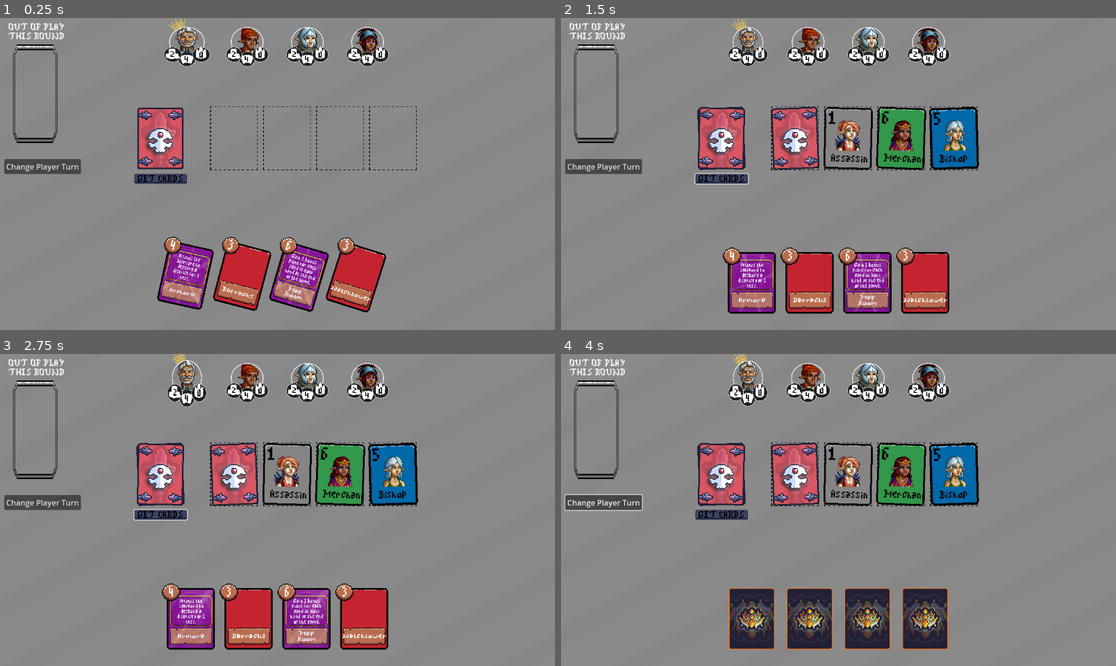
Above: before the commit, frames 1-4 (two rows, left to right).
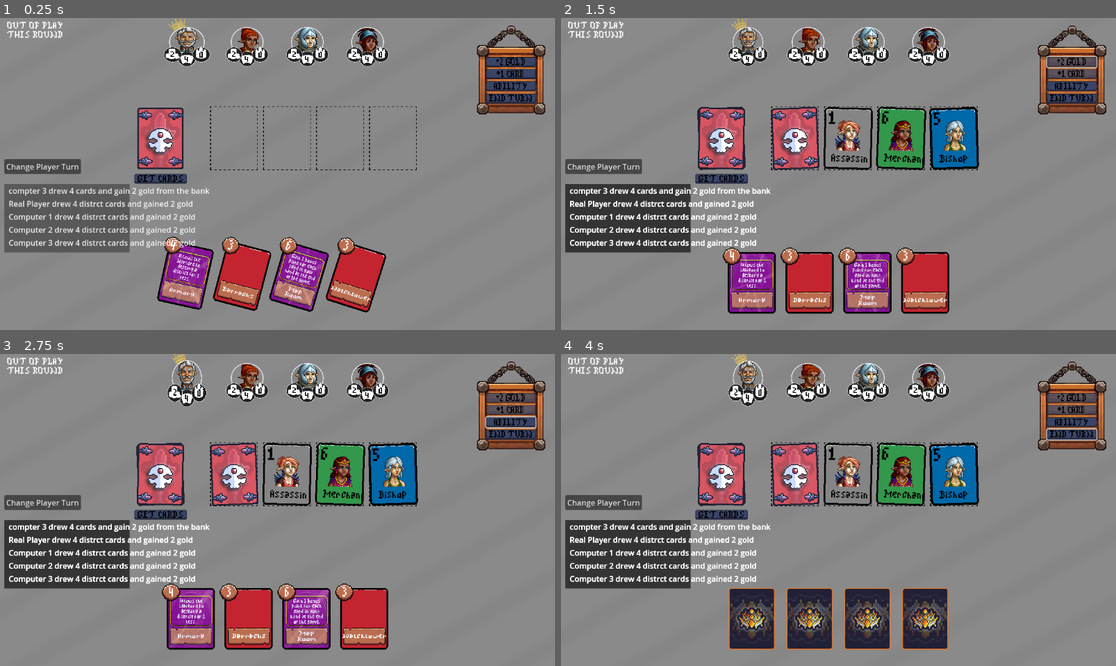
Above: after the commit, the same moments.

Repository: conor-sullivan/HWHD
Game: Godot game, scene res://scenes/game_manager/game_manager.tscn
Two runs of this game, one before a commit and one after it. Both use one fixed random seed, a clock stepped at 60 frames per second and the inputs below.
Inputs (mouse positions are in pixels of both pictures, inside the frame that each line leads up to):
- Up to frame 1 (0.25 s): no input
- Up to frame 2 (1.5 s): click "GET CARDS" at 0.5 s; click (1071, 61) at 1.25 s, where only the run after the commit has a clickable "+2 GOLD"
- Up to frame 3 (2.75 s): click (510, 422) at 2 s, where only the run after the commit has a clickable "ABILITY"
- Up to frame 4 (4 s): click "Change Player Turn" at 2.75 s; click (1071, 435) at 3.5 s, where only the run after the commit has a clickable "END TURN"

The runs differ from the first frame. In frame 1, 8.6% of the frame differs, in the area x 0-99%, y 1-76%; in frame 2, 9.0%; in frame 3, 9.0%; in frame 4, 9.0%.

Commit message:
started player turn state
also added a logbox for logged game events

Diff:
--- a/scenes/character_card/character_card.gd
+++ b/scenes/character_card/character_card.gd
@@ -3,6 +3,8 @@
 
 @export var character_resource : CharacterData
 
+var is_controlled_by_player : bool = false
+var is_face_down_card : bool = false
 
 enum CardBackgroundRegionX {
 	Blue = 0,
@@ -14,10 +16,23 @@
 
 
 func _ready() -> void:
+	GameEvents.requested_character_take_turn.connect(_on_requested_character_take_turn)
+	set_character()
+
+
+func set_character() -> void:
 	set_card_background(get_card_background_region_x(character_resource.color))
 	set_character_name(character_resource.character_name)
 	set_play_order_number(character_resource.play_order_number)
 	set_avatar_sprite(character_resource.avatar_texture)
+
+
+func _on_requested_character_take_turn(_character_resource : CharacterData) -> void:
+	if _character_resource != character_resource:
+		return
+	if is_controlled_by_player:
+		print("yes")
+		$AnimationPlayer.play("reveal_flip")
 
 
 func set_character_name(character_name : String) -> void:
--- a/scenes/character_card/character_card.tscn
+++ b/scenes/character_card/character_card.tscn
@@ -80,107 +80,6 @@
 "transitions": PackedFloat32Array(1),
 "update": 0,
 "values": [0.0]
-}
-
-[sub_resource type="Animation" id="Animation_8m626"]
-resource_name = "place_card"
-length = 0.2
-tracks/0/type = "value"
-tracks/0/imported = false
-tracks/0/enabled = true
-tracks/0/path = NodePath(".:scale")
-tracks/0/interp = 2
-tracks/0/loop_wrap = true
-tracks/0/keys = {
-"times": PackedFloat32Array(0, 0.1, 0.2),
-"transitions": PackedFloat32Array(1, 1, 1),
-"update": 0,
-"values": [Vector2(1, 1), Vector2(1.1, 1.1), Vector2(1, 1)]
-}
-
-[sub_resource type="Animation" id="Animation_qhiff"]
-resource_name = "reveal_flip"
-length = 0.2
-tracks/0/type = "value"
-tracks/0/imported = false
-tracks/0/enabled = true
-tracks/0/path = NodePath("CardFront:scale")
-tracks/0/interp = 2
-tracks/0/loop_wrap = true
-tracks/0/keys = {
-"times": PackedFloat32Array(0.0999211, 0.2),
-"transitions": PackedFloat32Array(1, 1),
-"update": 0,
-"values": [Vector2(0, 1.1), Vector2(1, 1)]
-}
-tracks/1/type = "value"
-tracks/1/imported = false
-tracks/1/enabled = true
-tracks/1/path = NodePath("CardFront:visible")
-tracks/1/interp = 2
-tracks/1/loop_wrap = true
-tracks/1/keys = {
-"times": PackedFloat32Array(0, 0.1),
-"transitions": PackedFloat32Array(1, 1),
-"update": 1,
-"values": [false, true]
-}
-tracks/2/type = "value"
-tracks/2/imported = false
-tracks/2/enabled = true
-tracks/2/path = NodePath("CardBack:visible")
-tracks/2/interp = 2
-tracks/2/loop_wrap = true
-tracks/2/keys = {
-"times": PackedFloat32Array(0, 0.1),
-"transitions": PackedFloat32Array(1, 1),
-"update": 1,
-"values": [true, false]
-}
-tracks/3/type = "value"
-tracks/3/imported = false
-tracks/3/enabled = true
-tracks/3/path = NodePath("CardBack:scale")
-tracks/3/interp = 2
-tracks/3/loop_wrap = true
-tracks/3/keys = {
-"times": PackedFloat32Array(0, 0.1),
-"transitions": PackedFloat32Array(1, 1),
-"update": 0,
-"values": [Vector2(1, 1), Vector2(0, 1.1)]
-}
-
-[sub_resource type="Animation" id="Animation_m8cc1"]
-resource_name = "shrink_scale"
-length = 0.1
-tracks/0/type = "value"
-tracks/0/imported = false
-tracks/0/enabled = true
-tracks/0/path = NodePath(".:scale")
-tracks/0/interp = 2
-tracks/0/loop_wrap = true
-tracks/0/keys = {
-"times": PackedFloat32Array(0, 0.1),
-"transitions": PackedFloat32Array(1, 1),
-"update": 0,
-"values": [Vector2(1, 1), Vector2(0.8, 0.8)]
-}
-
-[sub_resource type="Animation" id="Animation_t0yhe"]
-resource_name = "waiting_to_pick"
-length = 2.0
-loop_mode = 2
-tracks/0/type = "value"
-tracks/0/imported = false
-tracks/0/enabled = true
-tracks/0/path = NodePath(".:rotation")
-tracks/0/interp = 2
-tracks/0/loop_wrap = true
-tracks/0/keys = {
-"times": PackedFloat32Array(0, 0.5, 1, 1.5, 2),
-"transitions": PackedFloat32Array(1, 1, 1, 1, 1),
-"update": 0,
-"values": [0.0, 0.0349066, 0.0, -0.0349066, 0.0]
 }
 
 [sub_resource type="Animation" id="Animation_3dw3l"]
@@ -223,6 +122,107 @@
 "args": [],
 "method": &"queue_free"
 }]
+}
+
+[sub_resource type="Animation" id="Animation_8m626"]
+resource_name = "place_card"
+length = 0.2
+tracks/0/type = "value"
+tracks/0/imported = false
+tracks/0/enabled = true
+tracks/0/path = NodePath(".:scale")
+tracks/0/interp = 2
+tracks/0/loop_wrap = true
+tracks/0/keys = {
+"times": PackedFloat32Array(0, 0.1, 0.2),
+"transitions": PackedFloat32Array(1, 1, 1),
+"update": 0,
+"values": [Vector2(1, 1), Vector2(1.1, 1.1), Vector2(1, 1)]
+}
+
+[sub_resource type="Animation" id="Animation_qhiff"]
+resource_name = "reveal_flip"
+length = 0.2
+tracks/0/type = "value"
+tracks/0/imported = false
+tracks/0/enabled = true
+tracks/0/path = NodePath("CardFront:scale")
+tracks/0/interp = 2
+tracks/0/loop_wrap = true
+tracks/0/keys = {
+"times": PackedFloat32Array(0.0999211, 0.2),
+"transitions": PackedFloat32Array(1, 1),
+"update": 0,
+"values": [Vector2(0, 1.1), Vector2(1, 1)]
+}
+tracks/1/type = "value"
+tracks/1/imported = false
+tracks/1/enabled = true
+tracks/1/path = NodePath("CardFront:visible")
+tracks/1/interp = 2
+tracks/1/loop_wrap = true
+tracks/1/keys = {
+"times": PackedFloat32Array(0, 0.1),
+"transitions": PackedFloat32Array(1, 1),
+"update": 1,
+"values": [false, true]
+}
+tracks/2/type = "value"
+tracks/2/imported = false
+tracks/2/enabled = true
+tracks/2/path = NodePath("CardBack:visible")
+tracks/2/interp = 2
+tracks/2/loop_wrap = true
+tracks/2/keys = {
+"times": PackedFloat32Array(0, 0.1),
+"transitions": PackedFloat32Array(1, 1),
+"update": 1,
+"values": [true, false]
+}
+tracks/3/type = "value"
+tracks/3/imported = false
+tracks/3/enabled = true
+tracks/3/path = NodePath("CardBack:scale")
+tracks/3/interp = 2
+tracks/3/loop_wrap = true
+tracks/3/keys = {
+"times": PackedFloat32Array(0, 0.1),
+"transitions": PackedFloat32Array(1, 1),
+"update": 0,
+"values": [Vector2(1, 1), Vector2(0, 1.1)]
+}
+
+[sub_resource type="Animation" id="Animation_m8cc1"]
+resource_name = "shrink_scale"
+length = 0.1
+tracks/0/type = "value"
+tracks/0/imported = false
+tracks/0/enabled = true
+tracks/0/path = NodePath(".:scale")
+tracks/0/interp = 2
+tracks/0/loop_wrap = true
+tracks/0/keys = {
+"times": PackedFloat32Array(0, 0.1),
+"transitions": PackedFloat32Array(1, 1),
+"update": 0,
+"values": [Vector2(1, 1), Vector2(0.8, 0.8)]
+}
+
+[sub_resource type="Animation" id="Animation_t0yhe"]
+resource_name = "waiting_to_pick"
+length = 2.0
+loop_mode = 2
+tracks/0/type = "value"
+tracks/0/imported = false
+tracks/0/enabled = true
+tracks/0/path = NodePath(".:rotation")
+tracks/0/interp = 2
+tracks/0/loop_wrap = true
+tracks/0/keys = {
+"times": PackedFloat32Array(0, 0.5, 1, 1.5, 2),
+"transitions": PackedFloat32Array(1, 1, 1, 1, 1),
+"update": 0,
+"values": [0.0, 0.0349066, 0.0, -0.0349066, 0.0]
 }
 
 [sub_resource type="AnimationLibrary" id="AnimationLibrary_8m626"]
--- a/scenes/character_deck/character_deck.gd
+++ b/scenes/character_deck/character_deck.gd
@@ -39,7 +39,8 @@
 
 
 func _on_requested_to_play_top_card_of_character_deck_face_down() -> void:
-	var card = await play_top_card_face_down()
+	var card = await play_top_card_face_down() as CharacterCard
+	card.is_face_down_card = true
 	GameEvents.played_top_card_of_character_deck.emit(card)
 
 
--- a/scenes/character_tracker_container/character_tracker_container.gd
+++ b/scenes/character_tracker_container/character_tracker_container.gd
@@ -8,3 +8,9 @@
 
 func add_card(card : CharacterCard) -> void:
 	$VBoxContainer.add_child(card)
+	var log : String
+	if card.is_face_down_card:
+		log = "??? removed from play"
+	else:
+		log = str(card.character_resource.character_name) + " removed from play"
+	GameEvents.requested_new_log_item.emit(log)
--- a/scenes/character_tracker_container/character_tracker_container.tscn
+++ b/scenes/character_tracker_container/character_tracker_container.tscn
@@ -1,20 +1,12 @@
-[gd_scene load_steps=4 format=3 uid="uid://c4jeaaf8ftef3"]
+[gd_scene load_steps=3 format=3 uid="uid://c4jeaaf8ftef3"]
 
 [ext_resource type="Script" uid="uid://ijgvw1jajppn" path="res://scenes/character_tracker_container/character_tracker_container.gd" id="1_5as7x"]
-[ext_resource type="Texture2D" uid="uid://cau5hfv844mhp" path="res://assets/pixelCardAssest.png" id="1_o0p8b"]
 [ext_resource type="FontFile" uid="uid://bh5d7gn8wwhev" path="res://assets/MinimalPixel v2.ttf" id="7_rdqqj"]
 
 [node name="CharacterTrackerContainer" type="Control" groups=["character_tracker_container"]]
 layout_mode = 3
 anchors_preset = 0
 script = ExtResource("1_5as7x")
-
-[node name="OutOfPlayBorderSprite" type="Sprite2D" parent="."]
-position = Vector2(73, 157.86)
-scale = Vector2(1.065, 2.845)
-texture = ExtResource("1_o0p8b")
-region_enabled = true
-region_rect = Rect2(126, 132, 86, 72)
 
 [node name="VBoxContainer" type="VBoxContainer" parent="."]
 layout_mode = 1
@@ -33,10 +25,10 @@
 
 [node name="Label" type="Label" parent="."]
 layout_mode = 0
-offset_left = 16.0
-offset_top = 11.0
-offset_right = 137.0
-offset_bottom = 34.0
+offset_left = 13.0
+offset_top = 8.0
+offset_right = 134.0
+offset_bottom = 43.0
 theme_override_fonts/font = ExtResource("7_rdqqj")
 text = "OUT OF PLAY
 THIS ROUND"
--- a/scenes/game_manager/game_manager.tscn
+++ b/scenes/game_manager/game_manager.tscn
@@ -8,6 +8,15 @@
 [ext_resource type="Script" uid="uid://1qy7de086sak" path="res://state_machines/game_states/select_character_state.gd" id="6_w6g1p"]
 [ext_resource type="PackedScene" uid="uid://5sinjdd5t5t3" path="res://ai/ai_controller.tscn" id="7_80y8o"]
 [ext_resource type="Script" uid="uid://cybkwyxgtk3js" path="res://state_machines/game_states/player_turn_state.gd" id="7_kge46"]
+[ext_resource type="Script" uid="uid://c7tji47b3d4p3" path="res://resources/characters/character_data.gd" id="8_piong"]
+[ext_resource type="Resource" uid="uid://cskaoin53a8ap" path="res://resources/characters/assassin.tres" id="9_6odvu"]
+[ext_resource type="Resource" uid="uid://cx82gikqf7y86" path="res://resources/characters/thief.tres" id="10_vo7br"]
+[ext_resource type="Resource" uid="uid://bju75ixfd7vbd" path="res://resources/characters/magician.tres" id="11_evloh"]
+[ext_resource type="Resource" uid="uid://bpv8sb42yc1ad" path="res://resources/characters/king.tres" id="12_n0mu8"]
+[ext_resource type="Resource" uid="uid://bdijll6cmpfwb" path="res://resources/characters/bishop.tres" id="13_s4yf2"]
+[ext_resource type="Resource" uid="uid://d3ypgi3oxgxgr" path="res://resources/characters/merchant.tres" id="14_lfxlb"]
+[ext_resource type="Resource" uid="uid://bpsi0508knj0v" path="res://resources/characters/architect.tres" id="15_3tabc"]
+[ext_resource type="Resource" uid="uid://b2qptckr8gwe" path="res://resources/characters/warlord.tres" id="16_a7xfu"]
 
 [node name="GameManager" type="Node" groups=["game_manager"]]
 script = ExtResource("1_lycnq")
@@ -38,6 +47,7 @@
 
 [node name="PlayerTurn" type="Node" parent="StateMachine"]
 script = ExtResource("7_kge46")
+characters = Array[ExtResource("8_piong")]([ExtResource("9_6odvu"), ExtResource("10_vo7br"), ExtResource("11_evloh"), ExtResource("12_n0mu8"), ExtResource("13_s4yf2"), ExtResource("14_lfxlb"), ExtResource("15_3tabc"), ExtResource("16_a7xfu")])
 
 [node name="UnusedStates" type="Node" parent="."]
 
--- a/scenes/game_ui/game_ui.tscn
+++ b/scenes/game_ui/game_ui.tscn
@@ -10,6 +10,7 @@
 [ext_resource type="PackedScene" uid="uid://be2vc3knmxvfh" path="res://scenes/input_manager/input_manager.tscn" id="8_falxo"]
 [ext_resource type="PackedScene" uid="uid://daedyb1df3yuc" path="res://scenes/card_manager/card_manager.tscn" id="9_pxslt"]
 [ext_resource type="PackedScene" uid="uid://vrd3f87yaqot" path="res://scenes/character_picker/character_picker.tscn" id="10_pxslt"]
+[ext_resource type="PackedScene" uid="uid://k8ecsrk4qvtw" path="res://scenes/log_box/log_box.tscn" id="11_d1cf8"]
 
 [sub_resource type="ShaderMaterial" id="ShaderMaterial_t24f4"]
 shader = ExtResource("1_8qcbp")
@@ -52,7 +53,6 @@
 layout_mode = 1
 
 [node name="TurnActionUI" parent="." instance=ExtResource("4_2cwxn")]
-visible = false
 layout_mode = 1
 offset_left = 1061.0
 offset_top = 108.0
@@ -69,3 +69,9 @@
 visible = false
 layout_mode = 1
 mouse_filter = 1
+
+[node name="LogBox" parent="." instance=ExtResource("11_d1cf8")]
+offset_left = 9.0
+offset_top = 345.0
+offset_right = 9.0
+offset_bottom = 345.0
--- /dev/null
+++ b/scenes/log_box/log_box.gd
@@ -0,0 +1,21 @@
+class_name LogBox
+extends Control
+
+
+func _ready() -> void:
+	GameEvents.requested_new_log_item.connect(add_new_item)
+
+
+func add_new_item(log_data : String) -> void:
+	var logs = $VBoxContainer.get_children()
+	if logs.size() > 4:
+		$VBoxContainer.remove_child(logs[0])
+
+	var new_log = Label.new()
+	new_log.text = log_data
+	$VBoxContainer.add_child(new_log)
+
+	if $AnimationPlayer.is_playing():
+		$AnimationPlayer.seek(0.2)
+	else:
+		$AnimationPlayer.play("make_visible_then_disappear")
--- /dev/null
+++ b/scenes/log_box/log_box.tscn
@@ -0,0 +1,68 @@
+[gd_scene load_steps=5 format=3 uid="uid://k8ecsrk4qvtw"]
+
+[ext_resource type="Script" uid="uid://dvv7s8kw306el" path="res://scenes/log_box/log_box.gd" id="1_fb23e"]
+
+[sub_resource type="Animation" id="Animation_fb23e"]
+resource_name = "make_visible_then_disappear"
+length = 8.0
+tracks/0/type = "value"
+tracks/0/imported = false
+tracks/0/enabled = true
+tracks/0/path = NodePath(".:modulate")
+tracks/0/interp = 2
+tracks/0/loop_wrap = true
+tracks/0/keys = {
+"times": PackedFloat32Array(0, 0.2, 7.94167),
+"transitions": PackedFloat32Array(1, 1, 1),
+"update": 0,
+"values": [Color(1, 1, 1, 0), Color(1, 1, 1, 0.419608), Color(1, 1, 1, 0)]
+}
+
+[sub_resource type="Animation" id="Animation_namcs"]
+length = 0.001
+tracks/0/type = "value"
+tracks/0/imported = false
+tracks/0/enabled = true
+tracks/0/path = NodePath(".:modulate")
+tracks/0/interp = 1
+tracks/0/loop_wrap = true
+tracks/0/keys = {
+"times": PackedFloat32Array(0),
+"transitions": PackedFloat32Array(1),
+"update": 0,
+"values": [Color(1, 1, 1, 0)]
+}
+
+[sub_resource type="AnimationLibrary" id="AnimationLibrary_rfesj"]
+_data = {
+&"RESET": SubResource("Animation_namcs"),
+&"make_visible_then_disappear": SubResource("Animation_fb23e")
+}
+
+[node name="LogBox" type="Control"]
+modulate = Color(1, 1, 1, 0)
+layout_mode = 3
+anchors_preset = 0
+script = ExtResource("1_fb23e")
+
+[node name="ColorRect" type="ColorRect" parent="."]
+layout_mode = 0
+offset_right = 260.0
+offset_bottom = 142.0
+color = Color(0.203922, 0.203922, 0.203922, 0.631373)
+
+[node name="VBoxContainer" type="VBoxContainer" parent="."]
+layout_mode = 1
+offset_left = 9.0
+offset_right = 426.0
+offset_bottom = 133.0
+alignment = 2
+
+[node name="Label" type="Label" parent="VBoxContainer"]
+layout_mode = 2
+text = "compter 3 drew 4 cards and gain 2 gold from the bank"
+
+[node name="AnimationPlayer" type="AnimationPlayer" parent="."]
+libraries = {
+&"": SubResource("AnimationLibrary_rfesj")
+}
--- a/scenes/player_tracker/player_tracker.gd
+++ b/scenes/player_tracker/player_tracker.gd
@@ -75,3 +75,5 @@
 	$CharacterCardSlot.add_child(card)
 	card.scale = Vector2(0.5, 0.5)
 	card.character_resource = player.current_character_card
+	card.is_controlled_by_player = true
+	card.set_character()
--- a/singletons/game_events.gd
+++ b/singletons/game_events.gd
@@ -1,5 +1,7 @@
 extends Node
 
+signal requested_new_log_item(new_log_text : String)
+signal requested_character_take_turn(character_resource : CharacterData)
 signal all_characters_picked
 signal requested_to_pick_random_character_card
 signal requested_ai_to_choose_character
--- a/state_machines/game_states/player_turn_state.gd
+++ b/state_machines/game_states/player_turn_state.gd
@@ -1,5 +1,27 @@
 class_name PlayerTurnState
 extends State
 
+var current_character_turn : CharacterData
+var current_character_index : int = 0
+@export var characters : Array[CharacterData]
+
+
 func enter() -> void:
 	print("player turn state")
+
+	current_character_turn = characters[current_character_index]
+	print("current character turn : ", current_character_turn.character_name)
+	GameEvents.requested_character_take_turn.emit(current_character_turn)
+
+# starting with the character with the lowest play order number (assassin)
+# flip the character card in the player tracker
+
+
+# change turn to that player id
+# give player option to get 2 gold or 1 district card
+# give player option to build a district
+# give player the option to use their special ability
+# pass the turn
+
+## optional later feature
+# players should have the ability to view the other players during their turn
--- a/state_machines/game_states/select_character_state.gd
+++ b/state_machines/game_states/select_character_state.gd
@@ -23,6 +23,9 @@
 
 
 func _on_character_card_chosen_by_player(card : CharacterData) -> void:
+	var log = str(GameData.current_player.player_name) + " picked a character"
+	GameEvents.requested_new_log_item.emit(log)
+
 	if get_parent().current_state != self:
 		return
 	GameData.current_player.has_chosen_character_card = true
--- a/state_machines/game_states/setup_game_state.gd
+++ b/state_machines/game_states/setup_game_state.gd
@@ -99,6 +99,9 @@
 	real_player.district_deck_cards = real_player.district_deck_cards.slice(4, real_player.district_deck_cards.size())
 	real_player.district_cards_in_hand_count = real_player.district_cards_in_hand.size()
 
+	var log = str(real_player.player_name) + " drew 4 distrct cards and gained 2 gold"
+	GameEvents.requested_new_log_item.emit(log)
+
 	# computers
 	for computer in computers:
 		computer.district_deck_cards.shuffle()
@@ -106,5 +109,9 @@
 		computer.district_deck_cards = computer.district_deck_cards.slice(4, computer.district_deck_cards.size())
 		computer.district_cards_in_hand_count = computer.district_cards_in_hand.size()
 
+		log = str(computer.player_name) + " drew 4 distrct cards and gained 2 gold"
+		GameEvents.requested_new_log_item.emit(log)
+
+
 	GameEvents.initial_cards_drawn.emit()
 	GameEvents.player_data_changed.emit()
Not shown: 1 places in scenes/game_manager/game_manager.tscn that only renumber resources
Not shown: 1 places in scenes/game_ui/game_ui.tscn that only renumber resources
Not shown, added: scenes/log_box/log_box.gd.uid
